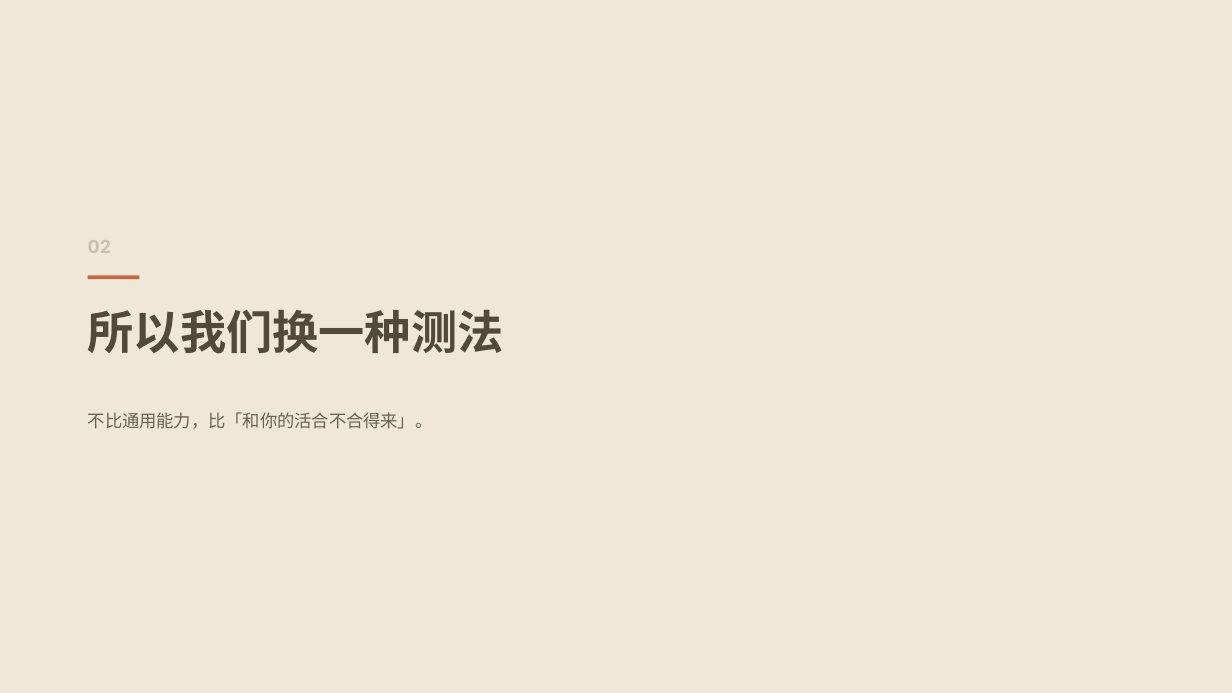
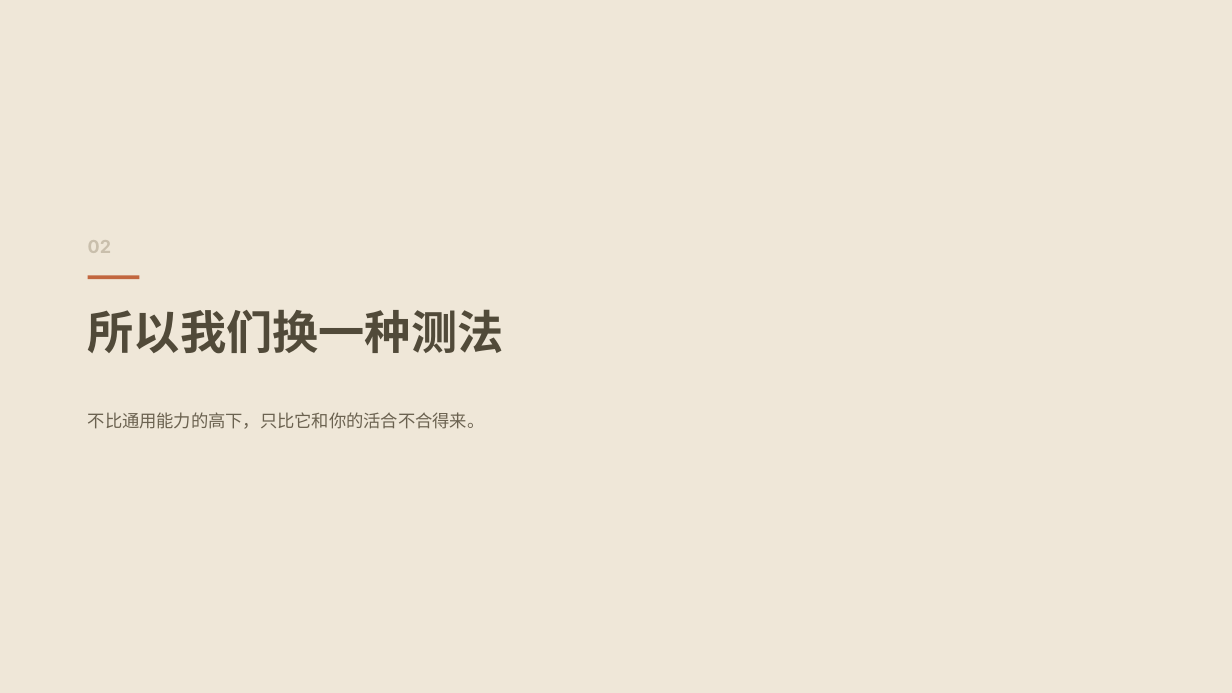
Before and after one commit to 1692775560/AgentCorp, a slide deck: slide 8 of 方案PPT/AgentCorp-方案.pptx (slide 7 before the commit). Drawn at 1232x693 pixels with LibreOffice and Linux fonts; fonts in the diff are those of the drawing. Boxes give left, top, right and bottom in pixels: in the first picture for what was removed or moved away, otherwise in the second. Text is boxed around its words. In the diff, an @@ line names an element or a change of style, - is before the commit and + after.

```diff
--- a/方案PPT/AgentCorp-方案.pptx
+++ b/方案PPT/AgentCorp-方案.pptx
@@ text at [88,412,485,429]: text changed @@
-不比通用能力，比「和你的活合不合得来」。
+不比通用能力的高下，只比它和你的活合不合得来。
```
Also in this commit, not shown: 17 other slides changed, 5 slides added, 4 slides removed, 1 other file.
